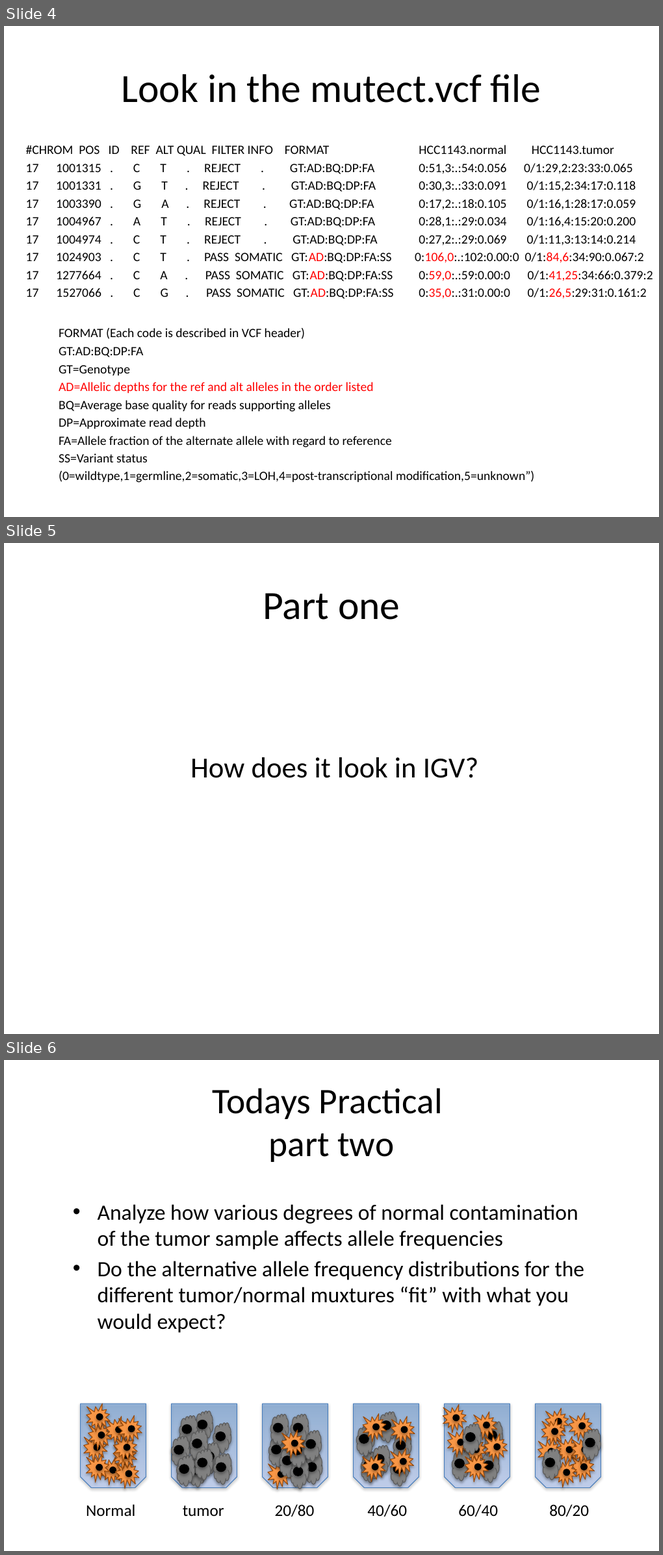
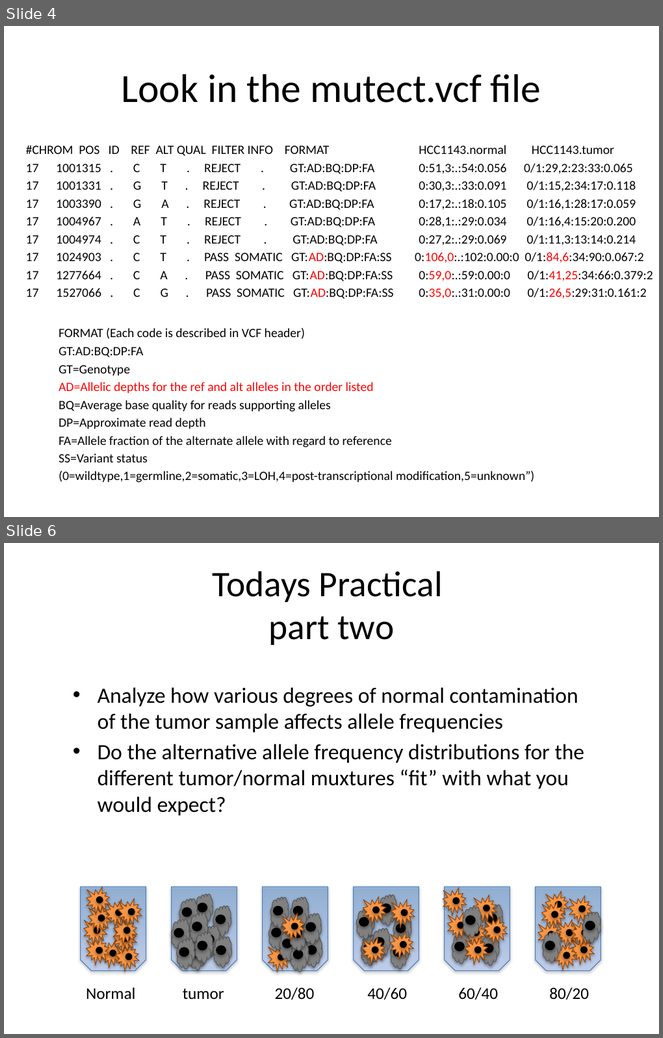
Before and after one commit to viklund/courses, a slide deck: cancergenomics/1610/slides/exercise_wrap_ut.pptx. Shown one above the other, each under a label of ours: slides 4, 5 and 6 before the commit, slides 4 and 6 after it; the slides between them are not shown. The pictures are 663x1555 and 663x1038 pixels, drawn with LibreOffice and Linux fonts; fonts in the diff are those of the drawing. Boxes give left, top, right and bottom in pixels: in the first picture for what was removed or moved away, otherwise in the second. Text is boxed around its words. In the diff, an @@ line names an element or a change of style, - is before the commit and + after.

```diff
--- a/cancergenomics/1610/slides/exercise_wrap_ut.pptx
+++ b/cancergenomics/1610/slides/exercise_wrap_ut.pptx
@@ slide 5 removed at (4,543,659,1034), background #FFFFFF @@
@@ title removed at (263,593,400,620) @@
-Part one
@@ text removed at (191,757,478,778) @@
-How does it look in IGV?
```
Also in this commit, not shown: 1 slide changed, 1 slide added, 4 other files.
